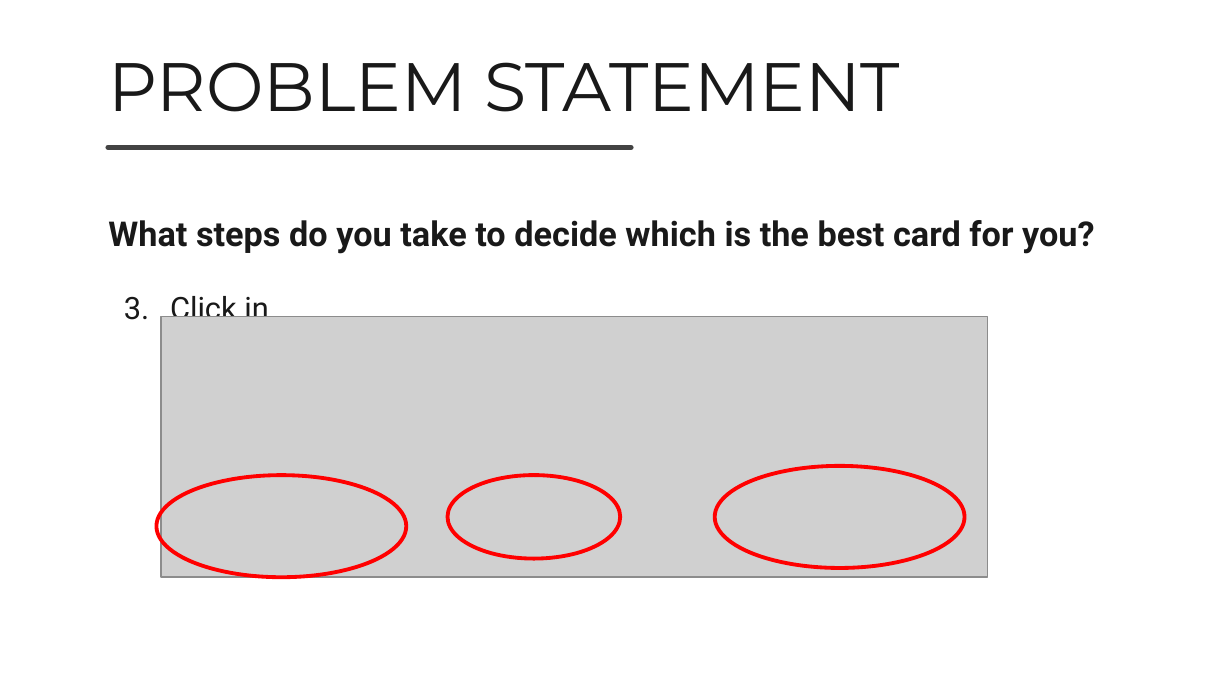
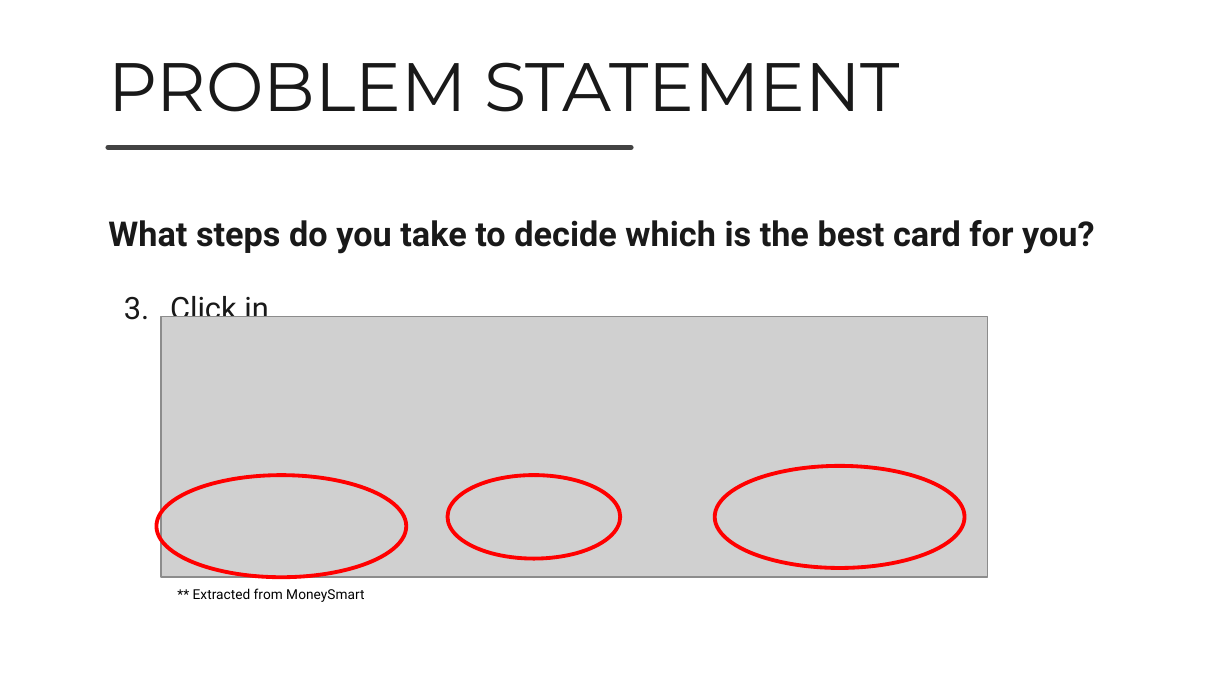
Before and after one commit to JunweiYe91/GA-Projects, a slide deck: slide 7 of GA Capstone Project/Capstone Project Presentation.pptx. Drawn at 1232x693 pixels with LibreOffice and Linux fonts; fonts in the diff are those of the drawing; grey boxes stand for pictures. Boxes give left, top, right and bottom in pixels: in the first picture for what was removed or moved away, otherwise in the second. Text is boxed around its words. In the diff, an @@ line names an element or a change of style, - is before the commit and + after.

```diff
--- a/GA Capstone Project/Capstone Project Presentation.pptx
+++ b/GA Capstone Project/Capstone Project Presentation.pptx
@@ text added at [193,588,364,602], 8 pt, text #000000 @@
+** Extracted from MoneySmart
```
Also in this commit, not shown: 10 other slides changed, 2 slides added, 1 slide removed, 1 other file.
